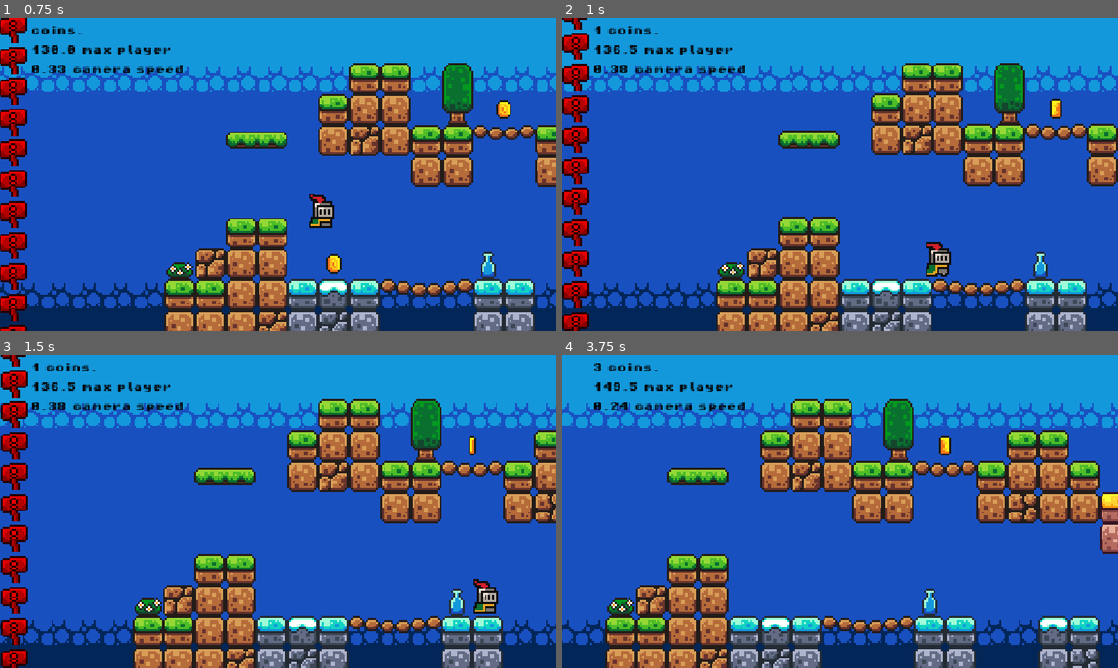
Above: before the commit, frames 1-4 (two rows, left to right).
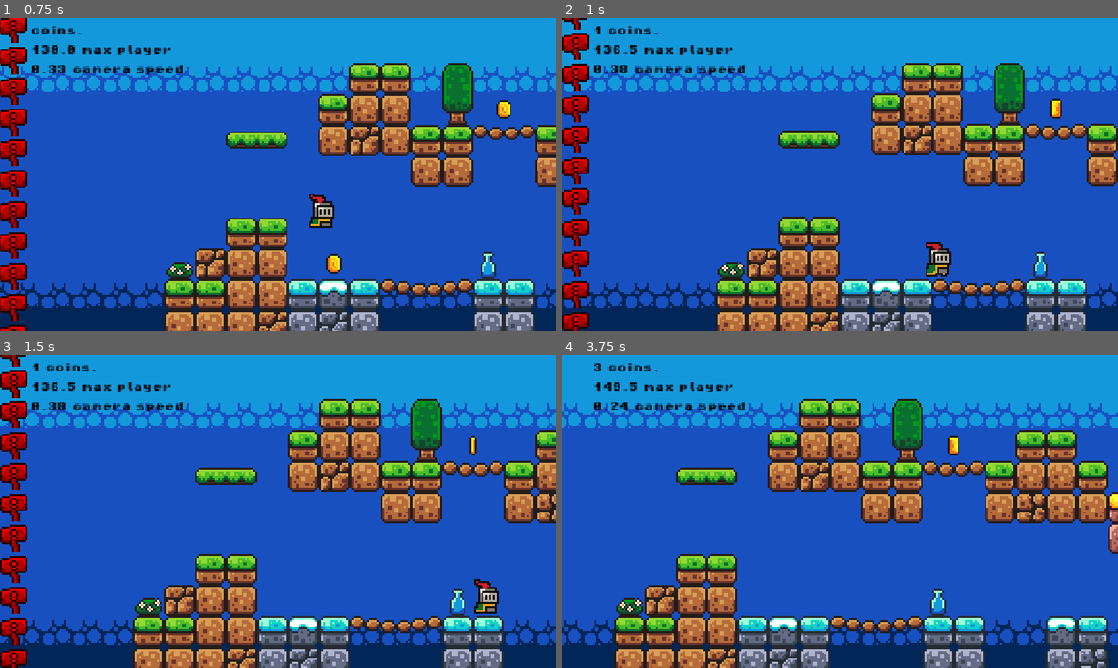
Above: after the commit, the same moments.

Repository: carlos-borregofajardo/godot-project
Game: Godot game, scene res://scenes/game.tscn
Two runs of this game, one before a commit and one after it. Both use one fixed random seed, a clock stepped at 60 frames per second and the inputs below.
Inputs:
- Up to frame 1 (0.75 s): hold D (move_right) from 0.53 s (still down)
- Up to frame 2 (1 s): keep holding D (move_right); tap Space (jump) at 0.77 s
- Up to frame 3 (1.5 s): keep holding D (move_right)
- Up to frame 4 (3.75 s): tap Space (jump) at 1.52, 3.02 s; release D (move_right) at 2.03 s; hold A (move_left) 2.03-2.78 s; hold D (move_right) from 2.78 s (still down)

Frame 1 is identical in both runs. In frame 2, 0.5% of the frame differs, in the area x 3-97%, y 0-100%; in frame 3, 5.3%; in frame 4, 24%, in the area x 0-100%, y 14-100%.

Commit message:
Ralentizando el crecimiento de la camara

Diff:
--- a/scripts/camera_2d.gd
+++ b/scripts/camera_2d.gd
@@ -9,6 +9,6 @@
 
 # Called every frame. 'delta' is the elapsed time since the previous frame.
 func _process(delta: float) -> void:
-	position.x += velocidad * delta * (1.0 + game_manager.score * 0.15)
+	position.x += velocidad * delta * (1.0 + game_manager.score * 0.10)
 	position.y = $"../../Escenario/Player".position.y
 	label_vel_camara.text = str(snapped(velocidad * delta * (1.0 + game_manager.score * 0.15), 0.01)) + " camera speed"
